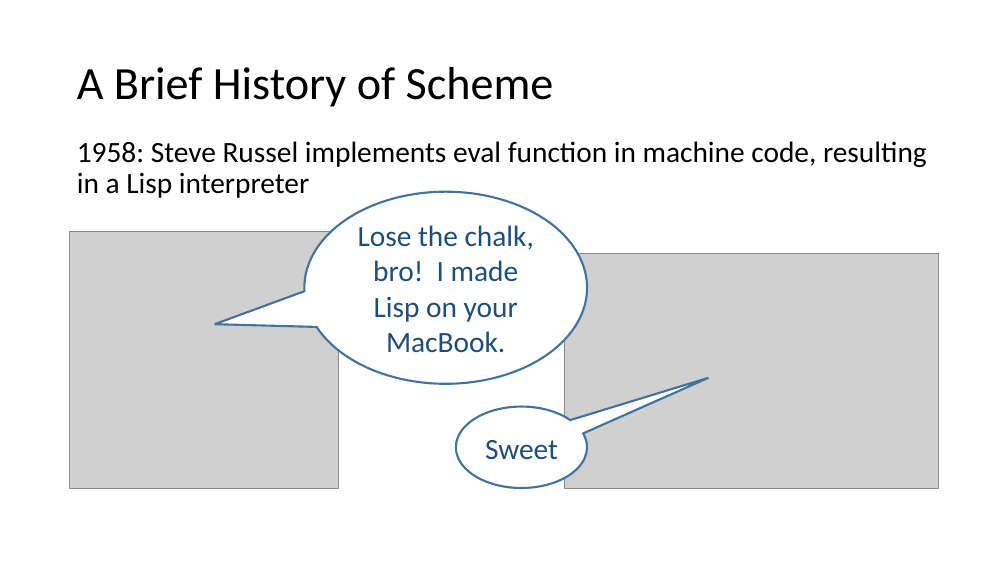
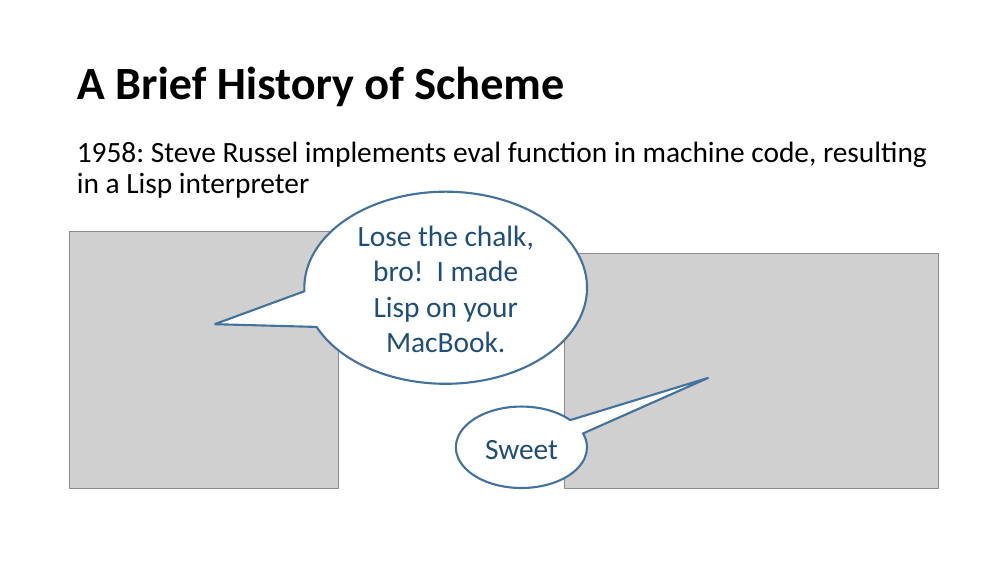
Before and after one commit to LeedsCodeDojo/TryScheme, a slide deck: slide 3 of Scheme Intro.pptx. Drawn at 1008x567 pixels with LibreOffice and Linux fonts; fonts in the diff are those of the drawing; grey boxes stand for pictures. Boxes give left, top, right and bottom in pixels: in the first picture for what was removed or moved away, otherwise in the second. Text is boxed around its words. In the diff, an @@ line names an element or a change of style, - is before the commit and + after.

```diff
--- a/Scheme Intro.pptx
+++ b/Scheme Intro.pptx
@@ title "A Brief History of Scheme" at (77,66,564,107): bold on @@
```
Also in this commit, not shown: 13 other slides changed, 6 slides added.
